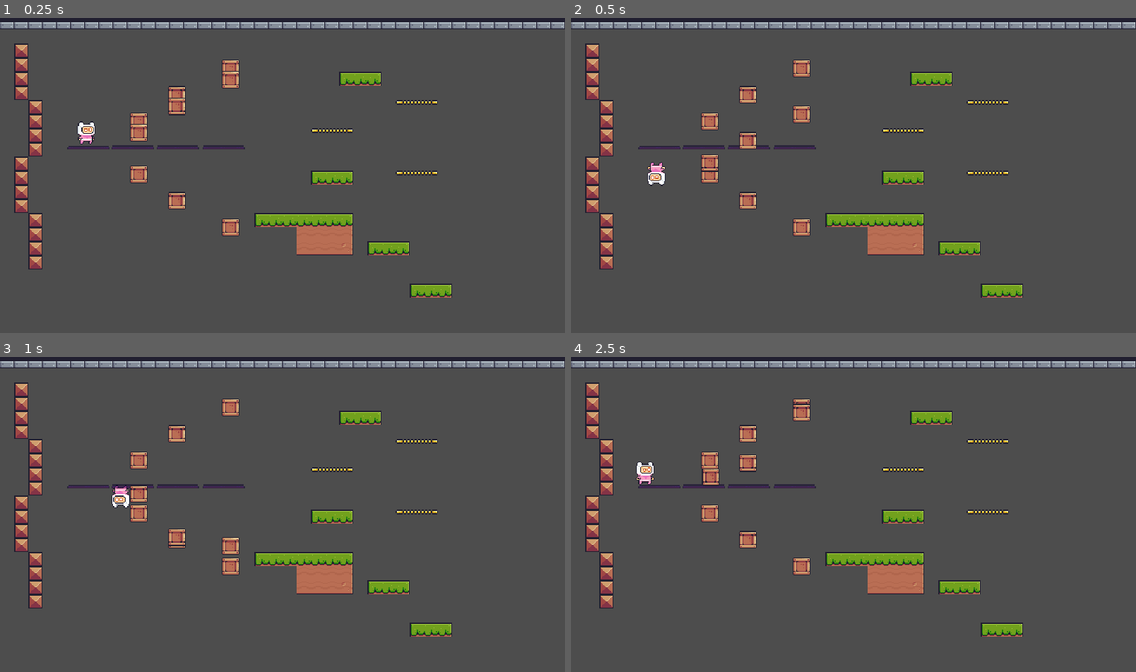
Above: before the commit, frames 1-4 (two rows, left to right).
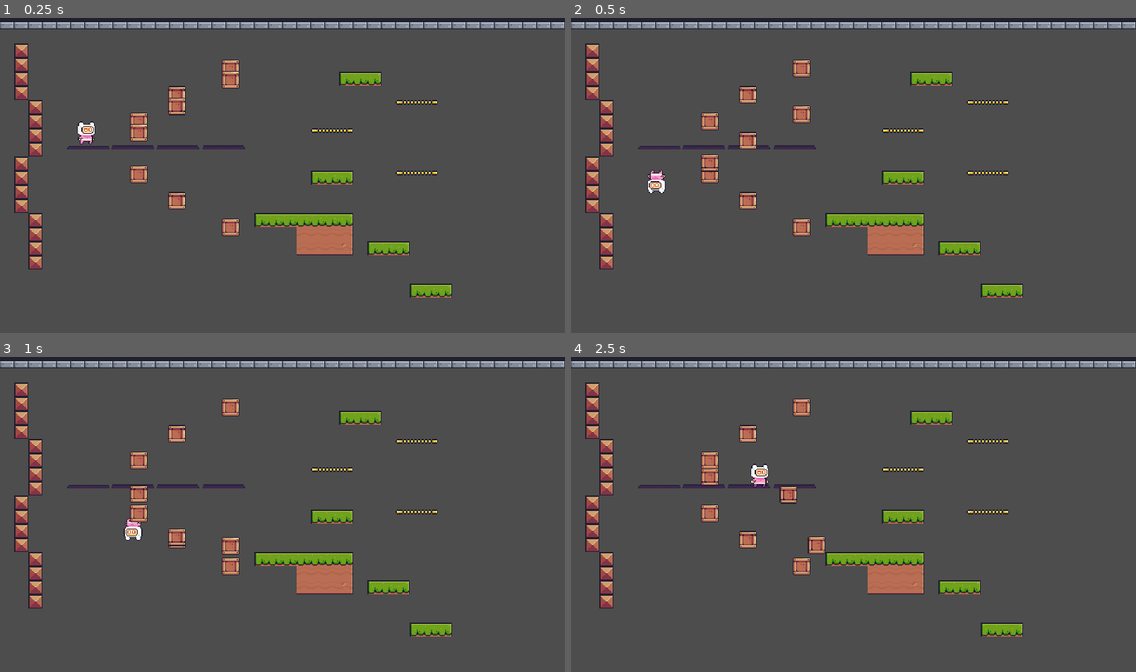
Above: after the commit, the same moments.

Repository: Kyando/upsider
Game: Godot game, scene res://scenes/game.tscn
The game is run twice, just before and just after one commit, with the same random seed, the same clock (stepped at 60 frames per second) and the same inputs.
Inputs:
- Up to frame 1 (0.25 s): no input
- Up to frame 2 (0.5 s): no input
- Up to frame 3 (1 s): tap Enter (ui_accept) at 0.5, 0.77 s; hold Right (ui_right) from 0.53 s (still down)
- Up to frame 4 (2.5 s): tap Enter (ui_accept) at 1.52 s; release Right (ui_right) at 2.03 s; hold Left (ui_left) from 2.03 s (still down)

Frame 1 is identical in both runs. In frame 2, 0.3% of the frame differs, in the area x 13-17%, y 45-56%; in frame 3, 0.3%; in frame 4, 1.1%, in the area x 11-45%, y 14-63%.

Commit message:
adjusted player forces to predetermined ones

Diff:
--- a/scenes/game.tscn
+++ b/scenes/game.tscn
@@ -92,8 +92,3 @@
 
 [node name="CollisionShape2D" type="CollisionShape2D" parent="Box4"]
 shape = SubResource("RectangleShape2D_mb2w4")
-
-[connection signal="body_entered" from="PortalBox" to="PortalBox" method="_on_body_entered"]
-[connection signal="body_entered" from="PortalBox2" to="PortalBox2" method="_on_body_entered"]
-[connection signal="body_entered" from="PortalBox3" to="PortalBox3" method="_on_body_entered"]
-[connection signal="body_entered" from="PortalBox4" to="PortalBox4" method="_on_body_entered"]
--- a/scenes/levels/level_001.tscn
+++ b/scenes/levels/level_001.tscn
@@ -135,15 +135,15 @@
 [node name="Level_001" type="Node"]
 
 [node name="Portal" parent="." instance=ExtResource("1_spxho")]
-position = Vector2(153, 189)
+position = Vector2(155, 192)
 scale = Vector2(1.88, 1)
 
 [node name="Portal2" parent="." instance=ExtResource("1_spxho")]
-position = Vector2(415, 109)
+position = Vector2(415, 112)
 scale = Vector2(1.40995, 1.15071)
 
 [node name="TileMapLayer" type="TileMapLayer" parent="."]
-tile_map_data = PackedByteArray("AAAMAAsAAAAGAAAAAAANAAsAAAA …(1264 unchanged characters)… PAAUAAAASAAcAAAAMAAEAAAASAA8AAAAMAAEAAAA=")
+tile_map_data = PackedByteArray("AAAMAAsAAAAGAAAAAAANAAsAAAA …(1264 unchanged characters)… PAAUAAAASAAcAAAAMAAEAAAASAA8AAAAMAAEAAAAHAA0AAAAMAAEAAAAMAA4AAAAMAAEAAAAMAA0AAAAMAAEAAAA=")
 tile_set = ExtResource("2_6g5n0")
 
 [node name="AnimatedSprite2D" type="AnimatedSprite2D" parent="."]
@@ -153,4 +153,4 @@
 frame_progress = 0.929573
 
 [node name="Player" parent="." instance=ExtResource("4_uqo1c")]
-position = Vector2(209, 142)
+position = Vector2(209, 131)
--- a/scenes/portal.tscn
+++ b/scenes/portal.tscn
@@ -17,3 +17,5 @@
 texture = ExtResource("1_i2q8q")
 region_enabled = true
 region_rect = Rect2(272, 16, 48, 5)
+
+[connection signal="body_entered" from="." to="." method="_on_body_entered"]
--- a/scripts/player.gd
+++ b/scripts/player.gd
@@ -9,6 +9,9 @@
 
 @onready var animated_sprite_2d: AnimatedSprite2D = $AnimatedSprite2D
 
+
+@export var available_portal_distances := [60.0, 75.0,85.0, 95.0]
+
 var gravity_scale := 1
 var rotating_speed := 12.0
 var is_rotating = false
@@ -19,16 +22,13 @@
 
 var y_force := 400
 var should_apply_force := false
-var portal_pos_y := 150.0
+var portal_pos_y = null
 var peak_pos = null
 var target_peak_pos = null
 
 
 func _ready() -> void:
 	peak_pos = position.y
-	print("x ", position.x)
-	print("y ", position.y)
-	print("peak_pos ", peak_pos)
 
 func _process(delta: float) -> void:
 	if is_rotating:
@@ -53,13 +53,21 @@
 
 	if is_on_floor():
 		is_rotating = false
+		peak_pos = position.y
+		target_peak_pos = null
 	else: # Add the gravity.
 		if should_apply_force:
 			var portal_offset = abs(position.y- portal_pos_y)
 			var distance = abs(peak_pos - portal_pos_y)
 			if gravity_scale == -1:
 				distance = abs(portal_pos_y - peak_pos)
+
+			print("dist ", distance)
+			distance = get_closest_available_dist_force(distance)
+			print("dist2 ", distance)
 			distance += portal_offset
+			print("dist3 ", distance)
+
 			y_force = calculate_portal_force(distance)
 
 			var p_y = position.y
@@ -85,7 +93,6 @@
 				velocity.y = 0
 				target_peak_pos = null
 
-		#move_and_slide()
 
 
 	# Get the input direction and handle the movement/deceleration.
@@ -102,6 +109,18 @@
 
 	move_and_slide()
 
+func get_closest_available_dist_force(dist: float) -> float:
+	var closest_dist = available_portal_distances[0]
+	var min_diff = abs(closest_dist - dist)
+
+	for value in available_portal_distances:
+		var diff = abs(value - dist)
+		if diff < min_diff:
+			min_diff = diff
+			closest_dist = value
+
+	return closest_dist
+
 func invert_gravity(base_y_pos: float) -> void:
 	up_direction *= -1
 	gravity_scale *= -1
@@ -112,7 +131,6 @@
 func calculate_portal_force(distance):
 	# Calculate jump_time based on gravity and peak height
 	var jump_time = 2.0 * sqrt((2.0 * distance) / GRAVITY)
-
 	# Calculate jump velocity based on the newly calculated jump_time
 	var portal_velocity = GRAVITY * (jump_time / 2)
 
--- a/scripts/portal.gd
+++ b/scripts/portal.gd
@@ -4,6 +4,7 @@
 
 # Called when the node enters the scene tree for the first time.
 func _ready() -> void:
+	print("porta")
 	pass # Replace with function body.
 
 
